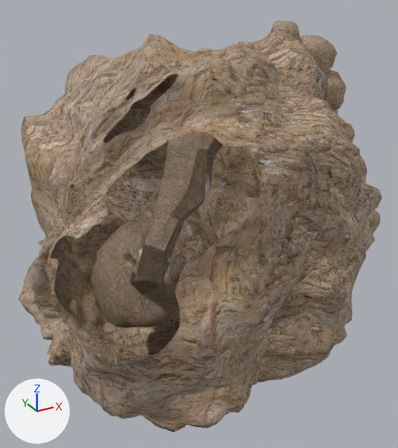
An edit to the FBX model Assets/Models/tomb.fbx, drawn before and after from the same camera.
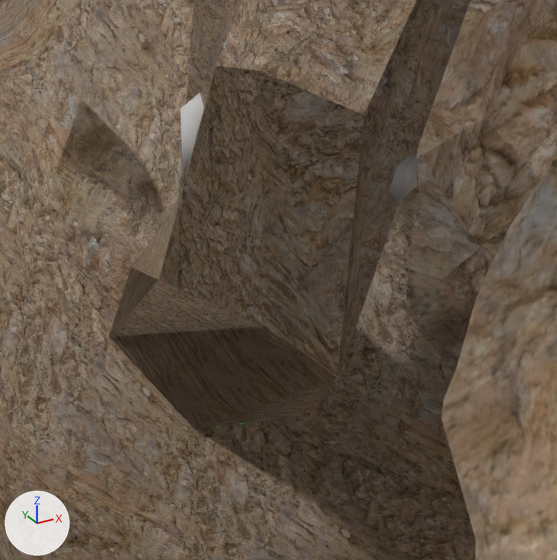
The first picture shows the older version from a camera (50 mm lens) standing at (-7.58, -17.03, 9.49) and looking at (1.65, -0.25, 1.1). The close-ups show both versions on the part from 29% to 48% of the width and 53% to 70% of the height of that picture; other places that the commit changed are outside them. The lights are fixed; the arrows at lower left show +X, +Y and +Z. Everything nearer to the camera than a plane just in front of the edit is cut away. Where no turn or scale is listed for an object, it has been applied to the vertices.

The first close-up shows 'AsteroidAndFace', 'Cave', 'CaveCollision.058', 'CaveCollision.059', 'CaveCollision.069', 'CaveCollision.371', 'LongColl.007', 'SocketR', 'SocketR.101', 'SocketR.102', 'SocketR.123', 'SocketR.144'.
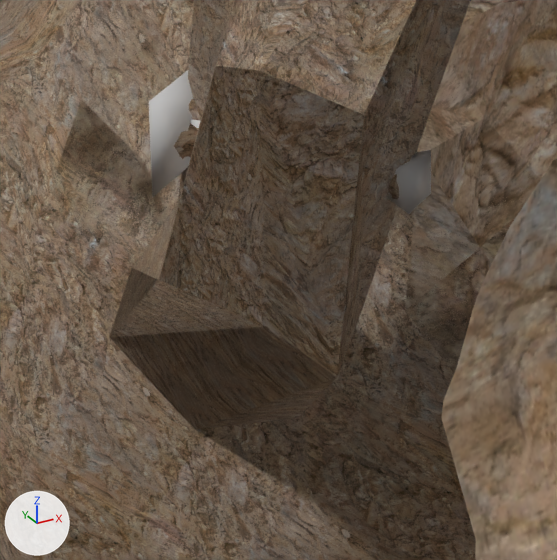
What differs and where, as boxes (x1, y1, x2, y2) in the close-ups (557 x 560 px):
'LongColl.007', moved, rescaled: before (181, 93, 204, 185); after (149, 70, 193, 198)
'LongColl.004', moved, rescaled: before (388, 152, 417, 203); after (387, 150, 431, 214)
'LongRock.001', moved, rescaled (not visible before): after (174, 99, 411, 199)
'LongColl.006', moved, rescaled (not visible before): after (190, 119, 200, 128)

Patch to the scene script:
```diff
--- a/Assets/Models/tomb.fbx.py
+++ b/Assets/Models/tomb.fbx.py
@@ ob_longrock_001 @@
 ob_longrock_001.parent = ob_socketr
-ob_longrock_001.location = (-7.13, -3.501, -4.867)
+ob_longrock_001.location = (-7.096, -3.548, -4.883)
 ob_longrock_001.rotation_euler = (0.0, -1.556, -0.92)  # degrees (0, -89, -53)
-ob_longrock_001.scale = (0.159, 0.159, 0.205)
+ob_longrock_001.scale = (0.19, 0.19, 0.244)
```
